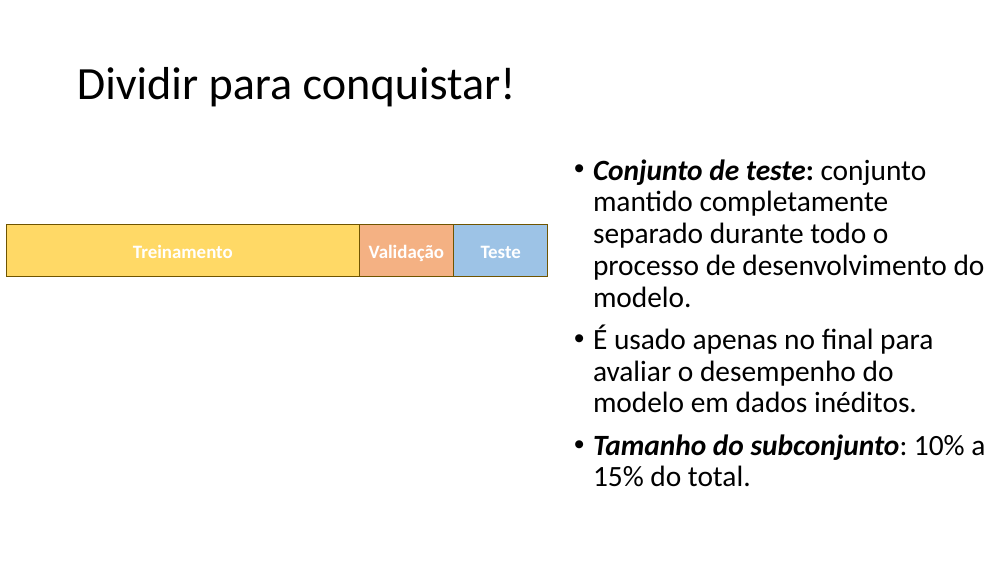
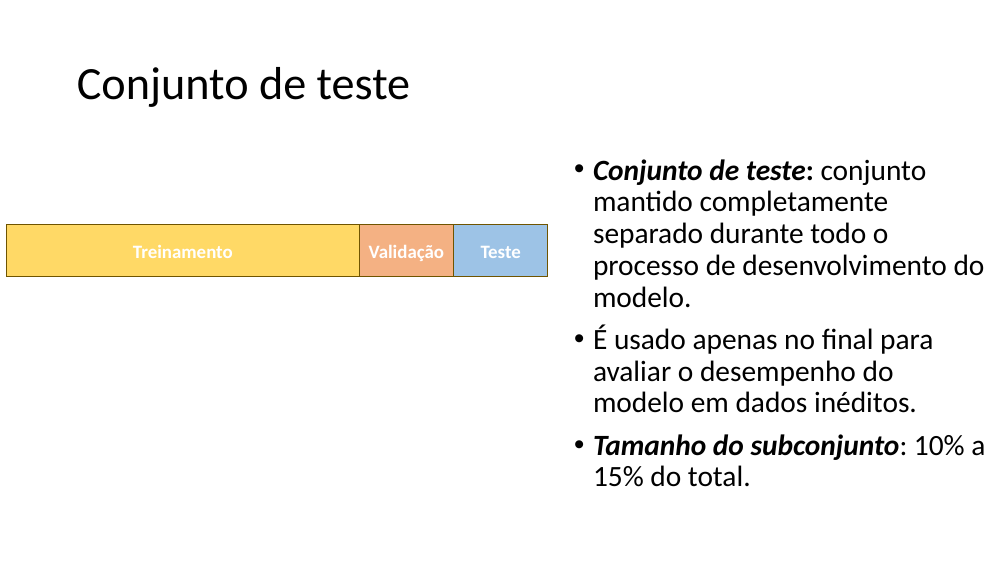
Before and after one commit to zz4fap/tp557-iot-ml, a slide deck: slide 22 of slides/TP557_10_Datasets.pptx. Drawn at 1008x567 pixels with LibreOffice and Linux fonts; fonts in the diff are those of the drawing. Boxes give left, top, right and bottom in pixels: in the first picture for what was removed or moved away, otherwise in the second. Text is boxed around its words. In the diff, an @@ line names an element or a change of style, - is before the commit and + after.

```diff
--- a/slides/TP557_10_Datasets.pptx
+++ b/slides/TP557_10_Datasets.pptx
@@ title at (77, 67, 410, 107): text changed @@
-Dividir para conquistar!
+Conjunto de teste
```
Also in this commit, not shown: 3 other slides changed, 5 slides added, 3 other files.
